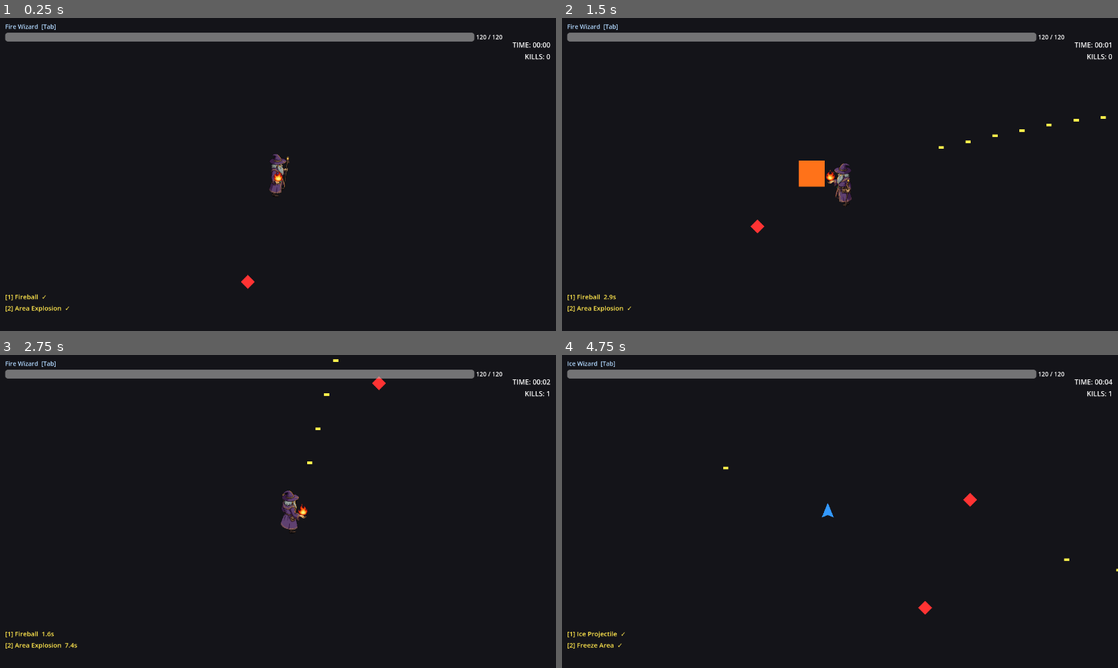
Above: before the commit, frames 1-4 (two rows, left to right).
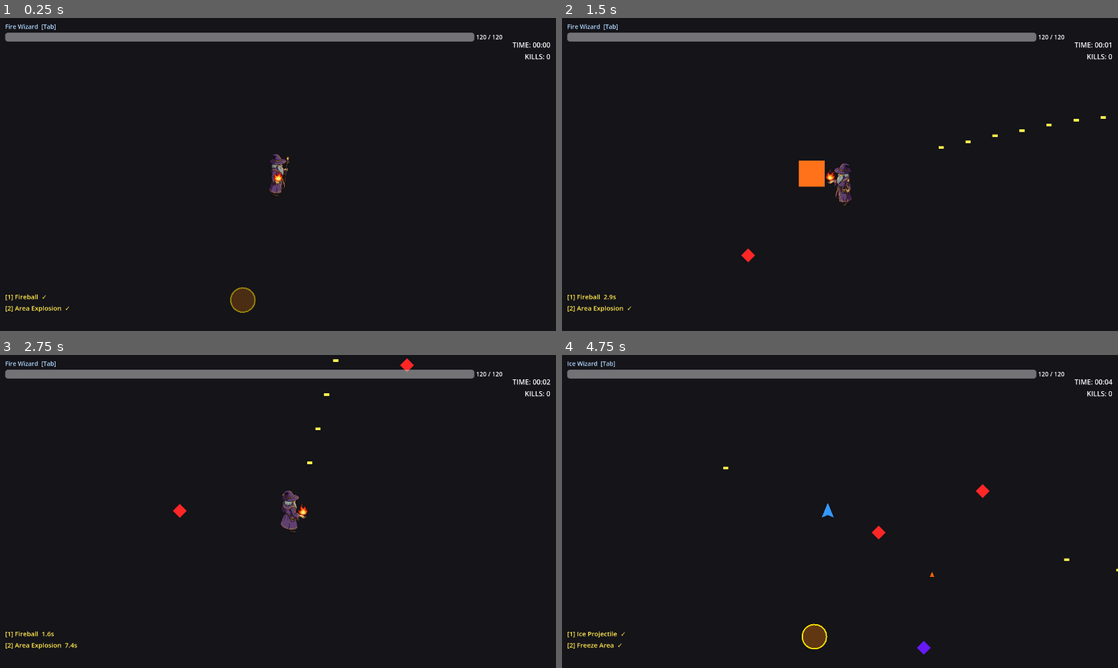
Above: after the commit, the same moments.

Repository: itsujwal2019-ship-it/SWARM-BREAK
Game: Godot game, scene res://features/game/game.tscn
Two runs of this game, one before a commit and one after it. Both use one fixed random seed, a clock stepped at 60 frames per second and the inputs below.
Inputs (mouse positions are in pixels of both pictures, inside the frame that each line leads up to):
- Up to frame 1 (0.25 s): no input
- Up to frame 2 (1.5 s): tap Enter at 0.5 s; move the mouse to (962, 158) at 0.52 s; press the mouse at (962, 158) at 0.53 s; hold D (move_right) 0.53-1.28 s; move the mouse to (728, 190) at 1.27 s; release the mouse at (728, 190) at 1.28 s; hold S (move_down) from 1.28 s (still down); tap 1 (ability_1) at 1.35 s
- Up to frame 3 (2.75 s): click (166, 527) at 1.55 s; move the mouse to (333, 442) at 2.02 s; release S (move_down) at 2.03 s; press the mouse at (333, 442) at 2.03 s; hold D (move_right) from 2.03 s (still down); tap 2 (ability_2) at 2.1 s
- Up to frame 4 (4.75 s): move the mouse to (812, 574) at 2.77 s; release D (move_right) at 2.78 s; release the mouse at (812, 574) at 2.78 s; hold W (move_up) 2.78-3.53 s; tap Tab (select_char_next) at 2.85 s; click (812, 574) at 3.05 s; move the mouse to (1006, 558) at 3.52 s; press the mouse at (1006, 558) at 3.53 s; hold A (move_left) from 3.53 s (still down); move the mouse to (673, 464) at 4.27 s; release the mouse at (673, 464) at 4.28 s; click (673, 464) at 4.35 s

The runs differ from the first frame. In frame 1, 0.4% of the frame differs, in the area x 41-46%, y 82-95%; in frame 2, 0.1%; in frame 3, 0.2%; in frame 4, 0.6%, in the area x 43-99%, y 11-96%.

Commit message:
some changes

Diff:
--- a/features/enemies/basic_enemy.gd
+++ b/features/enemies/basic_enemy.gd
@@ -3,21 +3,26 @@
 
 signal died
 
-@export var max_health: float = 30.0
-@export var movement_speed: float = 100.0
-@export var contact_damage: float = 10.0
+const PROJECTILE_SCENE := preload("res://features/enemies/enemy_projectile.tscn")
+
+@export var max_health: float = 100.0
+@export var movement_speed: float = 120.0
+@export var contact_damage: float = 15.0
 @export var damage_interval: float = 0.5
 
 @onready var health_component: HealthComponent = $HealthComponent
 @onready var hurtbox: HurtboxComponent = $HurtboxComponent
 @onready var status_effects: StatusEffectComponent = $StatusEffectComponent
 @onready var body_visual: Polygon2D = $Body
+@onready var _col_shape: CollisionShape2D = $CollisionShape2D
 
-var _player: CharacterBody2D = null
+var _player: Node2D = null
 var _damage_timer: float = 0.0
 var _movement_multiplier: float = 1.0
 var _forced_target: Node2D = null
 var _forced_target_timer: float = 0.0
+var _definition: EnemyDefinition = null
+var _attack_timer: float = 0.0
 
 func _ready() -> void:
 	add_to_group("enemies")
@@ -30,15 +35,38 @@
 	if players.size() > 0:
 		_player = players[0]
 
+func apply_definition(def: EnemyDefinition) -> void:
+	_definition = def
+	max_health = def.max_health
+	movement_speed = def.movement_speed
+	contact_damage = def.contact_damage
+	damage_interval = def.damage_interval
+
+	body_visual.color = def.body_color
+	body_visual.scale = Vector2(def.body_scale, def.body_scale)
+
+	# Scale collision capsule to match visual
+	if _col_shape and _col_shape.shape is CapsuleShape2D:
+		var cap := _col_shape.shape.duplicate() as CapsuleShape2D
+		cap.radius = 14.0 * def.body_scale
+		cap.height = 28.0 * def.body_scale
+		_col_shape.shape = cap
+
+	health_component.max_health = max_health
+	health_component.current_health = max_health
+
 func _physics_process(delta: float) -> void:
+	_tick_forced_target(delta)
+
+	if _definition != null and _definition.behavior == EnemyDefinition.Behavior.RANGED:
+		_physics_ranged(delta)
+	else:
+		_physics_chase(delta)
+
+func _physics_chase(delta: float) -> void:
 	var target := _get_current_target()
 	if target == null or not is_instance_valid(target):
 		return
-
-	if _forced_target_timer > 0.0:
-		_forced_target_timer -= delta
-		if _forced_target_timer <= 0.0:
-			_forced_target = null
 
 	var dir := (target.global_position - global_position).normalized()
 	velocity = dir * movement_speed * _movement_multiplier
@@ -52,6 +80,52 @@
 				_player.take_damage(contact_damage)
 				_damage_timer = damage_interval
 				break
+
+func _physics_ranged(delta: float) -> void:
+	var target := _get_current_target()
+	if target == null or not is_instance_valid(target):
+		return
+
+	var to_target := target.global_position - global_position
+	var dist := to_target.length()
+	var dir := to_target.normalized()
+	var preferred := _definition.preferred_distance
+
+	if dist < preferred * 0.75:
+		velocity = -dir * movement_speed * _movement_multiplier
+	elif dist > preferred * 1.25:
+		velocity = dir * movement_speed * _movement_multiplier
+	else:
+		velocity = Vector2.ZERO
+	move_and_slide()
+
+	_attack_timer -= delta
+	if _attack_timer <= 0.0 and dist <= _definition.attack_range:
+		_attack_timer = _definition.attack_cooldown
+		_shoot_at(target)
+
+	# Still deal contact damage if cornered into melee range
+	_damage_timer -= delta
+	if _damage_timer <= 0.0:
+		for i in get_slide_collision_count():
+			var col := get_slide_collision(i)
+			if col.get_collider() == _player:
+				_player.take_damage(contact_damage)
+				_damage_timer = damage_interval
+				break
+
+func _shoot_at(target: Node2D) -> void:
+	var proj: EnemyProjectile = PROJECTILE_SCENE.instantiate()
+	proj.direction = (target.global_position - global_position).normalized()
+	proj.damage = _definition.projectile_damage
+	get_tree().current_scene.add_child(proj)
+	proj.global_position = global_position
+
+func _tick_forced_target(delta: float) -> void:
+	if _forced_target_timer > 0.0:
+		_forced_target_timer -= delta
+		if _forced_target_timer <= 0.0:
+			_forced_target = null
 
 func _get_current_target() -> Node2D:
 	if _forced_target != null and is_instance_valid(_forced_target):
--- /dev/null
+++ b/features/enemies/data/brute.tres
@@ -0,0 +1,20 @@
+[gd_resource type="Resource" script_class="EnemyDefinition" format=3]
+
+[ext_resource type="Script" path="res://features/enemies/enemy_definition.gd" id="1_def"]
+
+[resource]
+script = ExtResource("1_def")
+enemy_id = "brute"
+display_name = "Brute"
+max_health = 500.0
+movement_speed = 80.0
+contact_damage = 40.0
+damage_interval = 0.8
+body_scale = 2.2
+body_color = Color(0.05, 0.55, 0.15, 1)
+behavior = 0
+spawn_warning_duration = 1.5
+attack_range = 400.0
+attack_cooldown = 2.0
+projectile_damage = 0.0
+preferred_distance = 300.0
--- /dev/null
+++ b/features/enemies/data/chaser.tres
@@ -0,0 +1,20 @@
+[gd_resource type="Resource" script_class="EnemyDefinition" format=3]
+
+[ext_resource type="Script" path="res://features/enemies/enemy_definition.gd" id="1_def"]
+
+[resource]
+script = ExtResource("1_def")
+enemy_id = "chaser"
+display_name = "Chaser"
+max_health = 100.0
+movement_speed = 120.0
+contact_damage = 15.0
+damage_interval = 0.5
+body_scale = 1.0
+body_color = Color(1, 0.15, 0.15, 1)
+behavior = 0
+spawn_warning_duration = 0.7
+attack_range = 400.0
+attack_cooldown = 2.0
+projectile_damage = 0.0
+preferred_distance = 300.0
--- /dev/null
+++ b/features/enemies/data/ranged_enemy.tres
@@ -0,0 +1,20 @@
+[gd_resource type="Resource" script_class="EnemyDefinition" format=3]
+
+[ext_resource type="Script" path="res://features/enemies/enemy_definition.gd" id="1_def"]
+
+[resource]
+script = ExtResource("1_def")
+enemy_id = "ranged_enemy"
+display_name = "Ranged"
+max_health = 100.0
+movement_speed = 100.0
+contact_damage = 5.0
+damage_interval = 0.5
+body_scale = 1.0
+body_color = Color(0.4, 0.1, 0.95, 1)
+behavior = 1
+spawn_warning_duration = 0.8
+attack_range = 450.0
+attack_cooldown = 2.0
+projectile_damage = 15.0
+preferred_distance = 280.0
--- /dev/null
+++ b/features/enemies/data/runner.tres
@@ -0,0 +1,20 @@
+[gd_resource type="Resource" script_class="EnemyDefinition" format=3]
+
+[ext_resource type="Script" path="res://features/enemies/enemy_definition.gd" id="1_def"]
+
+[resource]
+script = ExtResource("1_def")
+enemy_id = "runner"
+display_name = "Runner"
+max_health = 50.0
+movement_speed = 300.0
+contact_damage = 10.0
+damage_interval = 0.5
+body_scale = 0.7
+body_color = Color(1, 0.95, 0.05, 1)
+behavior = 0
+spawn_warning_duration = 0.5
+attack_range = 400.0
+attack_cooldown = 2.0
+projectile_damage = 0.0
+preferred_distance = 300.0
--- /dev/null
+++ b/features/enemies/enemy_definition.gd
@@ -0,0 +1,21 @@
+class_name EnemyDefinition
+extends Resource
+
+enum Behavior { CHASE = 0, RANGED = 1 }
+
+@export var enemy_id: String = ""
+@export var display_name: String = ""
+@export var max_health: float = 100.0
+@export var movement_speed: float = 100.0
+@export var contact_damage: float = 10.0
+@export var damage_interval: float = 0.5
+@export var body_scale: float = 1.0
+@export var body_color: Color = Color(1.0, 0.2, 0.2, 1.0)
+@export var behavior: Behavior = Behavior.CHASE
+@export var spawn_warning_duration: float = 0.8
+
+# Ranged-only — ignored for CHASE enemies
+@export var attack_range: float = 400.0
+@export var attack_cooldown: float = 2.0
+@export var projectile_damage: float = 15.0
+@export var preferred_distance: float = 300.0
--- /dev/null
+++ b/features/enemies/enemy_projectile.gd
@@ -0,0 +1,20 @@
+class_name EnemyProjectile
+extends Area2D
+
+@export var speed: float = 280.0
+@export var damage: float = 15.0
+@export var lifetime: float = 3.0
+
+var direction: Vector2 = Vector2.RIGHT
+
+func _ready() -> void:
+	body_entered.connect(_on_body_entered)
+	get_tree().create_timer(lifetime).timeout.connect(queue_free)
+
+func _physics_process(delta: float) -> void:
+	position += direction * speed * delta
+
+func _on_body_entered(body: Node2D) -> void:
+	if body.is_in_group("player"):
+		body.take_damage(damage)
+	queue_free()
--- /dev/null
+++ b/features/enemies/enemy_projectile.tscn
@@ -0,0 +1,18 @@
+[gd_scene format=3]
+
+[ext_resource type="Script" path="res://features/enemies/enemy_projectile.gd" id="1_proj"]
+
+[sub_resource type="CircleShape2D" id="CircleShape2D_proj"]
+radius = 6.0
+
+[node name="EnemyProjectile" type="Area2D"]
+script = ExtResource("1_proj")
+collision_layer = 32
+collision_mask = 17
+
+[node name="Body" type="Polygon2D" parent="."]
+polygon = PackedVector2Array(0, -7, 5, 5, -5, 5)
+color = Color(1.0, 0.4, 0.0, 1.0)
+
+[node name="CollisionShape2D" type="CollisionShape2D" parent="."]
+shape = SubResource("CircleShape2D_proj")
--- a/features/enemies/enemy_spawner.gd
+++ b/features/enemies/enemy_spawner.gd
@@ -3,15 +3,18 @@
 
 signal enemy_spawned(enemy: BasicEnemy)
 
-@export var enemy_scene: PackedScene
-@export var min_spawn_distance: float = 200.0
-@export var spawn_radius: float = 600.0
+const ENEMY_SCENE   := preload("res://features/enemies/basic_enemy.tscn")
+const WARNING_SCENE := preload("res://features/enemies/spawn_warning.tscn")
+
+@export var min_spawn_distance: float = 220.0
+@export var spawn_radius: float = 620.0
 
 var _spawn_timer: float = 0.0
 var _current_interval: float = 1.5
-var _enemy_container: Node2D
-var _player: Node2D
+var _enemy_container: Node2D = null
+var _player: Node2D = null
 var _active: bool = true
+var _definition_pool: Array = []
 
 func _ready() -> void:
 	_enemy_container = get_tree().get_first_node_in_group("enemies_container")
@@ -25,8 +28,11 @@
 func update_interval(interval: float) -> void:
 	_current_interval = interval
 
+func set_pool(defs: Array) -> void:
+	_definition_pool = defs
+
 func _process(delta: float) -> void:
-	if not _active:
+	if not _active or _definition_pool.is_empty():
 		return
 
 	if _player == null or not is_instance_valid(_player):
@@ -38,20 +44,37 @@
 	_spawn_timer -= delta
 	if _spawn_timer <= 0.0:
 		_spawn_timer = _current_interval
-		_spawn_enemy()
+		var def: EnemyDefinition = _definition_pool[randi() % _definition_pool.size()]
+		_spawn_with_warning(def)
 
-func _spawn_enemy() -> void:
-	if enemy_scene == null or _player == null:
+func _spawn_with_warning(def: EnemyDefinition) -> void:
+	var pos := _get_spawn_position()
+	var container := _get_container()
+
+	var warning: Node2D = WARNING_SCENE.instantiate()
+	warning.global_position = pos
+	warning.duration = def.spawn_warning_duration
+	container.add_child(warning)
+
+	await get_tree().create_timer(def.spawn_warning_duration).timeout
+
+	if not is_instance_valid(self) or not _active:
 		return
-	var spawn_pos := _get_spawn_position()
-	var enemy: BasicEnemy = enemy_scene.instantiate()
-	enemy.global_position = spawn_pos
 
-	var container := _enemy_container if _enemy_container else get_tree().current_scene
+	var enemy: BasicEnemy = ENEMY_SCENE.instantiate()
+	enemy.global_position = pos
 	container.add_child(enemy)
+	enemy.apply_definition(def)
 	enemy_spawned.emit(enemy)
 
 func _get_spawn_position() -> Vector2:
+	if _player == null:
+		return Vector2.ZERO
 	var angle := randf() * TAU
 	var dist := randf_range(min_spawn_distance, spawn_radius)
 	return _player.global_position + Vector2(cos(angle), sin(angle)) * dist
+
+func _get_container() -> Node:
+	if _enemy_container != null and is_instance_valid(_enemy_container):
+		return _enemy_container
+	return get_tree().current_scene
--- a/features/enemies/enemy_spawner.tscn
+++ b/features/enemies/enemy_spawner.tscn
@@ -1,8 +1,6 @@
 [gd_scene format=3 uid="uid://spawner001"]
 
 [ext_resource type="Script" path="res://features/enemies/enemy_spawner.gd" id="1_spawner"]
-[ext_resource type="PackedScene" path="res://features/enemies/basic_enemy.tscn" id="2_enemy"]
 
 [node name="EnemySpawner" type="Node2D"]
 script = ExtResource("1_spawner")
-enemy_scene = ExtResource("2_enemy")
--- /dev/null
+++ b/features/enemies/spawn_warning.gd
@@ -0,0 +1,20 @@
+extends Node2D
+
+var duration: float = 0.8
+var _elapsed: float = 0.0
+var _radius: float = 28.0
+
+func _process(delta: float) -> void:
+	_elapsed += delta
+	queue_redraw()
+	if _elapsed >= duration:
+		queue_free()
+
+func _draw() -> void:
+	var t := clampf(_elapsed / duration, 0.0, 1.0)
+	# Filled circle fades out
+	var fill_alpha := (1.0 - t) * 0.35
+	draw_circle(Vector2.ZERO, _radius, Color(1.0, 0.5, 0.0, fill_alpha))
+	# Pulsing ring stays solid
+	var ring_alpha := 0.5 + 0.5 * sin(t * TAU * 3.0)
+	draw_arc(Vector2.ZERO, _radius, 0.0, TAU, 32, Color(1.0, 0.9, 0.0, ring_alpha), 3.0)
--- /dev/null
+++ b/features/enemies/spawn_warning.tscn
@@ -0,0 +1,6 @@
+[gd_scene format=3]
+
+[ext_resource type="Script" path="res://features/enemies/spawn_warning.gd" id="1_warn"]
+
+[node name="SpawnWarning" type="Node2D"]
+script = ExtResource("1_warn")
--- a/features/game/game.gd
+++ b/features/game/game.gd
@@ -8,6 +8,21 @@
 	"res://features/characters/ice_wizard.tres",
 	"res://features/characters/healer.tres",
 	"res://features/characters/tank.tres",
+]
+
+const ENEMY_DEF_PATHS := {
+	"chaser":       "res://features/enemies/data/chaser.tres",
+	"runner":       "res://features/enemies/data/runner.tres",
+	"brute":        "res://features/enemies/data/brute.tres",
+	"ranged_enemy": "res://features/enemies/data/ranged_enemy.tres",
+}
+
+# Each stage: spawn interval + which enemy IDs are in the pool (duplicates = higher weight)
+const DIFFICULTY_STAGES := [
+	{"time":  0.0, "interval": 1.5, "pool": ["chaser", "chaser", "chaser"]},
+	{"time":  8.0, "interval": 1.2, "pool": ["chaser", "chaser", "runner"]},
+	{"time": 14.0, "interval": 1.0, "pool": ["chaser", "runner", "brute"]},
+	{"time": 2.0, "interval": 0.8, "pool": ["chaser", "runner", "brute", "ranged_enemy"]},
 ]
 
 @onready var player: Player = $Player
@@ -21,19 +36,16 @@
 var _elapsed_time: float = 0.0
 var _kills: int = 0
 var _current_char_index: int = 0
-
-const DIFFICULTY_STAGES := [
-	{"time": 0.0,  "interval": 1.5},
-	{"time": 30.0, "interval": 1.2},
-	{"time": 60.0, "interval": 1.0},
-	{"time": 90.0, "interval": 0.8},
-]
+var _current_stage: int = -1
+var _enemy_defs: Dictionary = {}
 
 func _ready() -> void:
+	for id in ENEMY_DEF_PATHS:
+		_enemy_defs[id] = load(ENEMY_DEF_PATHS[id])
+
 	player.player_died.connect(_on_player_died)
 	spawner.enemy_spawned.connect(_on_enemy_spawned)
 	game_over_layer.hide()
-	# Default to Fire Wizard
 	_select_character(0)
 
 func _on_enemy_spawned(enemy: BasicEnemy) -> void:
@@ -42,11 +54,9 @@
 func _process(delta: float) -> void:
 	if _state != State.PLAYING:
 		return
-
 	_elapsed_time += delta
 	_update_difficulty()
 	_update_hud()
-
 
 func _unhandled_key_input(event: InputEvent) -> void:
 	if _state != State.PLAYING:
@@ -76,16 +86,29 @@
 		hot = status.get_effect_remaining(StatusEffectComponent.EffectType.HEAL_OVER_TIME)
 	hud.update_active_effects(hot)
 
+func _update_difficulty() -> void:
+	var best := 0
+	for i in DIFFICULTY_STAGES.size():
+		if _elapsed_time >= DIFFICULTY_STAGES[i].time:
+			best = i
+
+	spawner.update_interval(DIFFICULTY_STAGES[best].interval)
+
+	if best != _current_stage:
+		_current_stage = best
+		_apply_stage_pool(best)
+
+func _apply_stage_pool(idx: int) -> void:
+	var ids: Array = DIFFICULTY_STAGES[idx].pool
+	var defs: Array = []
+	for id in ids:
+		if _enemy_defs.has(id) and _enemy_defs[id] != null:
+			defs.append(_enemy_defs[id])
+	spawner.set_pool(defs)
+
 func register_kill() -> void:
 	_kills += 1
 	hud.update_kills(_kills)
-
-func _update_difficulty() -> void:
-	var interval: float = DIFFICULTY_STAGES[0].interval
-	for stage in DIFFICULTY_STAGES:
-		if _elapsed_time >= stage.time:
-			interval = stage.interval
-	spawner.update_interval(interval)
 
 func _on_player_died() -> void:
 	_state = State.GAME_OVER
--- a/features/game/game.tscn
+++ b/features/game/game.tscn
@@ -17,81 +17,79 @@
 [sub_resource type="RectangleShape2D" id="RectangleShape2D_right"]
 size = Vector2(64, 4096)
 
-[node name="Game" type="Node2D"]
+[node name="Game" type="Node2D" unique_id=102875949]
 script = ExtResource("1_game")
 
-[node name="Arena" type="Node2D" parent="."]
+[node name="Arena" type="Node2D" parent="." unique_id=138385776]
 
-[node name="Background" type="Polygon2D" parent="Arena"]
+[node name="Background" type="Polygon2D" parent="Arena" unique_id=1262193243]
+color = Color(0.08, 0.08, 0.1, 1)
 polygon = PackedVector2Array(-2048, -2048, 2048, -2048, 2048, 2048, -2048, 2048)
-color = Color(0.08, 0.08, 0.1, 1.0)
 
-[node name="WallTop" type="StaticBody2D" parent="Arena"]
+[node name="WallTop" type="StaticBody2D" parent="Arena" unique_id=1804499884]
 position = Vector2(0, -2048)
 collision_layer = 16
 collision_mask = 0
 
-[node name="CollisionShape2D" type="CollisionShape2D" parent="Arena/WallTop"]
+[node name="CollisionShape2D" type="CollisionShape2D" parent="Arena/WallTop" unique_id=1903669654]
 shape = SubResource("RectangleShape2D_top")
 
-[node name="WallBottom" type="StaticBody2D" parent="Arena"]
+[node name="WallBottom" type="StaticBody2D" parent="Arena" unique_id=9150198]
 position = Vector2(0, 2048)
 collision_layer = 16
 collision_mask = 0
 
-[node name="CollisionShape2D" type="CollisionShape2D" parent="Arena/WallBottom"]
+[node name="CollisionShape2D" type="CollisionShape2D" parent="Arena/WallBottom" unique_id=1162466740]
 shape = SubResource("RectangleShape2D_bottom")
 
-[node name="WallLeft" type="StaticBody2D" parent="Arena"]
+[node name="WallLeft" type="StaticBody2D" parent="Arena" unique_id=1310936619]
 position = Vector2(-2048, 0)
 collision_layer = 16
 collision_mask = 0
 
-[node name="CollisionShape2D" type="CollisionShape2D" parent="Arena/WallLeft"]
+[node name="CollisionShape2D" type="CollisionShape2D" parent="Arena/WallLeft" unique_id=118504484]
 shape = SubResource("RectangleShape2D_left")
 
-[node name="WallRight" type="StaticBody2D" parent="Arena"]
+[node name="WallRight" type="StaticBody2D" parent="Arena" unique_id=984407333]
 position = Vector2(2048, 0)
 collision_layer = 16
 collision_mask = 0
 
-[node name="CollisionShape2D" type="CollisionShape2D" parent="Arena/WallRight"]
+[node name="CollisionShape2D" type="CollisionShape2D" parent="Arena/WallRight" unique_id=688660432]
 shape = SubResource("RectangleShape2D_right")
 
-[node name="Enemies" type="Node2D" parent="."]
-groups = ["enemies_container"]
+[node name="Enemies" type="Node2D" parent="." unique_id=176088807]
 
-[node name="Projectiles" type="Node2D" parent="."]
-groups = ["projectiles"]
+[node name="Projectiles" type="Node2D" parent="." unique_id=1479124504]
 
-[node name="Player" parent="." instance=ExtResource("2_player")]
-position = Vector2(0, 0)
+[node name="Player" parent="." unique_id=426307518 instance=ExtResource("2_player")]
 
-[node name="EnemySpawner" parent="." instance=ExtResource("3_spawner")]
+[node name="EnemySpawner" parent="." unique_id=1885639720 instance=ExtResource("3_spawner")]
 
-[node name="HUD" parent="." instance=ExtResource("4_hud")]
+[node name="HUD" parent="." unique_id=1900989333 instance=ExtResource("4_hud")]
 
-[node name="GameOverLayer" type="CanvasLayer" parent="."]
+[node name="GameOverLayer" type="CanvasLayer" parent="." unique_id=202490152]
 layer = 10
 visible = false
 
-[node name="GameOverScreen" type="Control" parent="GameOverLayer"]
+[node name="GameOverScreen" type="Control" parent="GameOverLayer" unique_id=1156260352]
+layout_mode = 3
 anchors_preset = 15
 anchor_right = 1.0
 anchor_bottom = 1.0
 grow_horizontal = 2
 grow_vertical = 2
 
-[node name="BG" type="ColorRect" parent="GameOverLayer/GameOverScreen"]
-anchors_preset = 15
+[node name="BG" type="ColorRect" parent="GameOverLayer/GameOverScreen" unique_id=1295341019]
+layout_mode = 0
 anchor_right = 1.0
 anchor_bottom = 1.0
 grow_horizontal = 2
 grow_vertical = 2
-color = Color(0.0, 0.0, 0.0, 0.75)
+color = Color(0, 0, 0, 0.75)
 
-[node name="VBox" type="VBoxContainer" parent="GameOverLayer/GameOverScreen"]
-anchors_preset = 8
+[node name="VBox" type="VBoxContainer" parent="GameOverLayer/GameOverScreen" unique_id=384254431]
+layout_mode = 0
 anchor_left = 0.5
 anchor_top = 0.5
 anchor_right = 0.5
@@ -104,31 +102,31 @@
 grow_vertical = 2
 alignment = 1
 
-[node name="TitleLabel" type="Label" parent="GameOverLayer/GameOverScreen/VBox"]
+[node name="TitleLabel" type="Label" parent="GameOverLayer/GameOverScreen/VBox" unique_id=477553592]
 layout_mode = 2
+theme_override_font_sizes/font_size = 48
 text = "GAME OVER"
 horizontal_alignment = 1
-theme_override_font_sizes/font_size = 48
 
-[node name="SurvivalLabel" type="Label" parent="GameOverLayer/GameOverScreen/VBox"]
+[node name="SurvivalLabel" type="Label" parent="GameOverLayer/GameOverScreen/VBox" unique_id=1861092145]
 layout_mode = 2
+theme_override_font_sizes/font_size = 24
 text = "SURVIVED: 00:00"
 horizontal_alignment = 1
+
+[node name="KillsLabel" type="Label" parent="GameOverLayer/GameOverScreen/VBox" unique_id=123661233]
+layout_mode = 2
 theme_override_font_sizes/font_size = 24
-
-[node name="KillsLabel" type="Label" parent="GameOverLayer/GameOverScreen/VBox"]
-layout_mode = 2
 text = "KILLS: 0"
 horizontal_alignment = 1
+
+[node name="Spacer" type="Control" parent="GameOverLayer/GameOverScreen/VBox" unique_id=1335003564]
+custom_minimum_size = Vector2(0, 20)
+layout_mode = 2
+
+[node name="RestartButton" type="Button" parent="GameOverLayer/GameOverScreen/VBox" unique_id=2094615799]
+layout_mode = 2
 theme_override_font_sizes/font_size = 24
-
-[node name="Spacer" type="Control" parent="GameOverLayer/GameOverScreen/VBox"]
-layout_mode = 2
-custom_minimum_size = Vector2(0, 20)
-
-[node name="RestartButton" type="Button" parent="GameOverLayer/GameOverScreen/VBox"]
-layout_mode = 2
 text = "RESTART"
-theme_override_font_sizes/font_size = 24
 
 [connection signal="pressed" from="GameOverLayer/GameOverScreen/VBox/RestartButton" to="." method="_on_restart_pressed"]
--- a/features/player/fire_wizard_animator.gd
+++ b/features/player/fire_wizard_animator.gd
@@ -1,22 +1,31 @@
 class_name FireWizardAnimator
 extends Node
 
-const TEXTURE_PATH := "res://assets/art/characters/fire_wizard_idle.png"
+const TEXTURE_PATH    := "res://assets/art/characters/fire_wizard_idle.png"
+const DL_TEXTURE_PATH := "res://assets/art/characters/fire_wizard_down_left.png"
+
+# Static direction sprite sheet (3×3 grid, 256×256 per cell)
 const FRAME_W := 256
 const FRAME_H := 256
-const SCALE   := 0.5
 
-# 8 directional sprites — [anim_name, row, col]
-# Row 0 = front-facing,  Row 1 = side-facing,  Row 2 = back-facing
+# Animated down-left sheet (4×4 grid, 256×256 per cell, 16 frames)
+const DL_COLS       := 4
+const DL_ROWS       := 4
+const DL_FRAME_W    := 256
+const DL_FRAME_H    := 256
+const DL_FPS        := 8.0
+
+const SCALE := 0.5
+
+# Static poses: [anim_name, row, col] from fire_wizard_idle.png
 const ANIM_DEFS := [
-	["idle_down",       0, 0],  # S
-	["idle_down_right", 0, 1],  # SE
-	["idle_right",      0, 2],  # E
-	["idle_up_right",   1, 0],  # NE
-	["idle_up",         1, 1],  # N
-	["idle_up_left",    2, 0],  # NW
-	["idle_left",       2, 1],  # W
-	["idle_down_left",  0, 0],  # SW
+	["idle_down",       0, 0],
+	["idle_down_right", 0, 1],
+	["idle_right",      0, 2],
+	["idle_up_right",   1, 0],
+	["idle_up",         1, 1],
+	["idle_up_left",    2, 0],
+	["idle_left",       2, 1],
 ]
 
 const PI8 := PI / 8.0
@@ -34,18 +43,24 @@
 	if texture == null:
 		push_error("FireWizardAnimator: missing " + TEXTURE_PATH)
 		return
+	var dl_texture := load(DL_TEXTURE_PATH) as Texture2D
+	if dl_texture == null:
+		push_error("FireWizardAnimator: missing " + DL_TEXTURE_PATH)
+		return
 
 	_sprite = AnimatedSprite2D.new()
-	_sprite.sprite_frames = _build_frames(texture)
+	_sprite.sprite_frames = _build_frames(texture, dl_texture)
 	_sprite.scale = Vector2(SCALE, SCALE)
 	_sprite.z_index = 2
 	_sprite.visible = _wants_visible
 	_sprite.play("idle_down")
 	_player.call_deferred("add_child", _sprite)
 
-func _build_frames(texture: Texture2D) -> SpriteFrames:
+func _build_frames(texture: Texture2D, dl_texture: Texture2D) -> SpriteFrames:
 	var sf := SpriteFrames.new()
 	sf.remove_animation("default")
+
+	# Static 1-frame poses
 	for def in ANIM_DEFS:
 		var anim_name: String = def[0]
 		var row: int = def[1]
@@ -56,6 +71,18 @@
 		atlas.atlas = texture
 		atlas.region = Rect2(col * FRAME_W, row * FRAME_H, FRAME_W, FRAME_H)
 		sf.add_frame(anim_name, atlas)
+
+	# Animated down-left — 16 frames from 4×4 sheet
+	sf.add_animation("idle_down_left")
+	sf.set_animation_loop("idle_down_left", true)
+	sf.set_animation_speed("idle_down_left", DL_FPS)
+	for row in DL_ROWS:
+		for col in DL_COLS:
+			var atlas := AtlasTexture.new()
+			atlas.atlas = dl_texture
+			atlas.region = Rect2(col * DL_FRAME_W, row * DL_FRAME_H, DL_FRAME_W, DL_FRAME_H)
+			sf.add_frame("idle_down_left", atlas)
+
 	return sf
 
 func _process(_delta: float) -> void:
Binary file added: assets/art/characters/fire_wizard_down_left.png
Not shown, added: assets/art/characters/fire_wizard_down_left.png.import
Not shown, added: features/enemies/enemy_definition.gd.uid
Not shown, added: features/enemies/enemy_projectile.gd.uid
Not shown, added: features/enemies/spawn_warning.gd.uid
Not shown: 1 places in features/game/game.tscn that only renumber resources
Binary file added: sprites/fire_wizard.png
Not shown, added: sprites/fire_wizard.png.import
